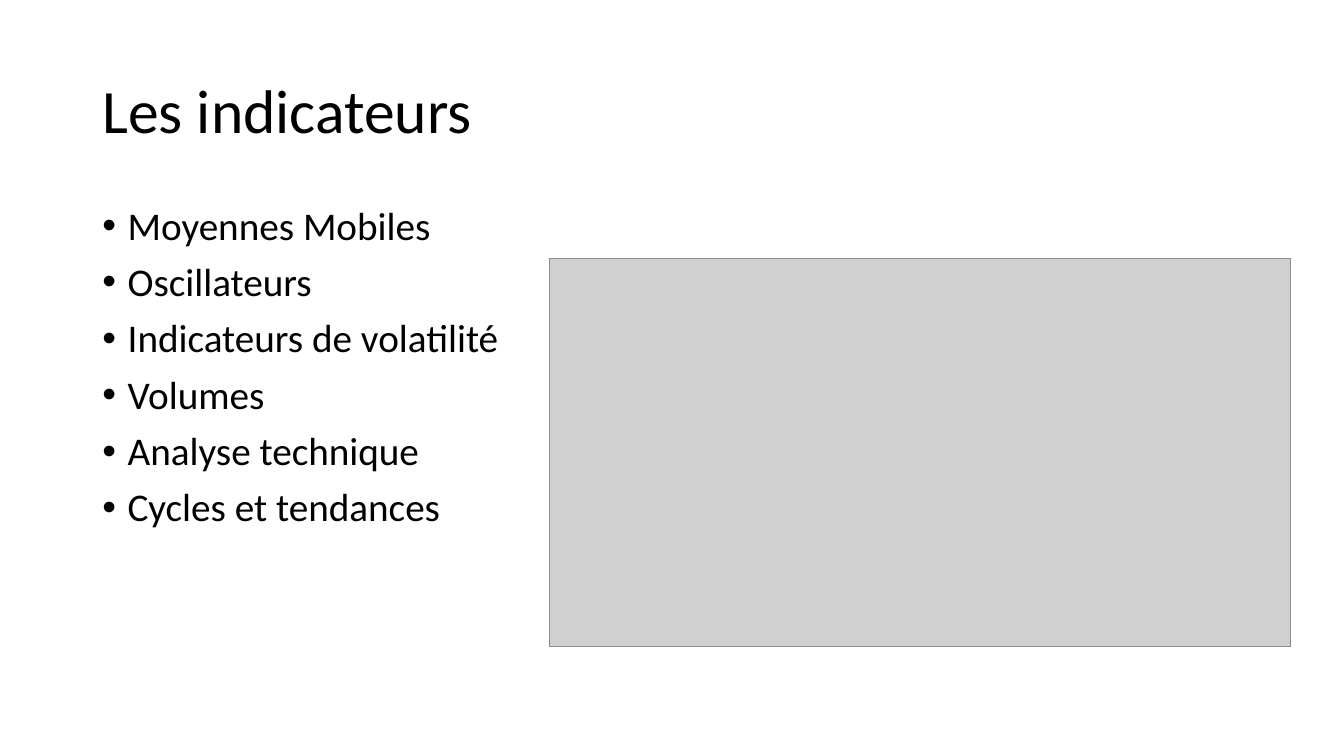
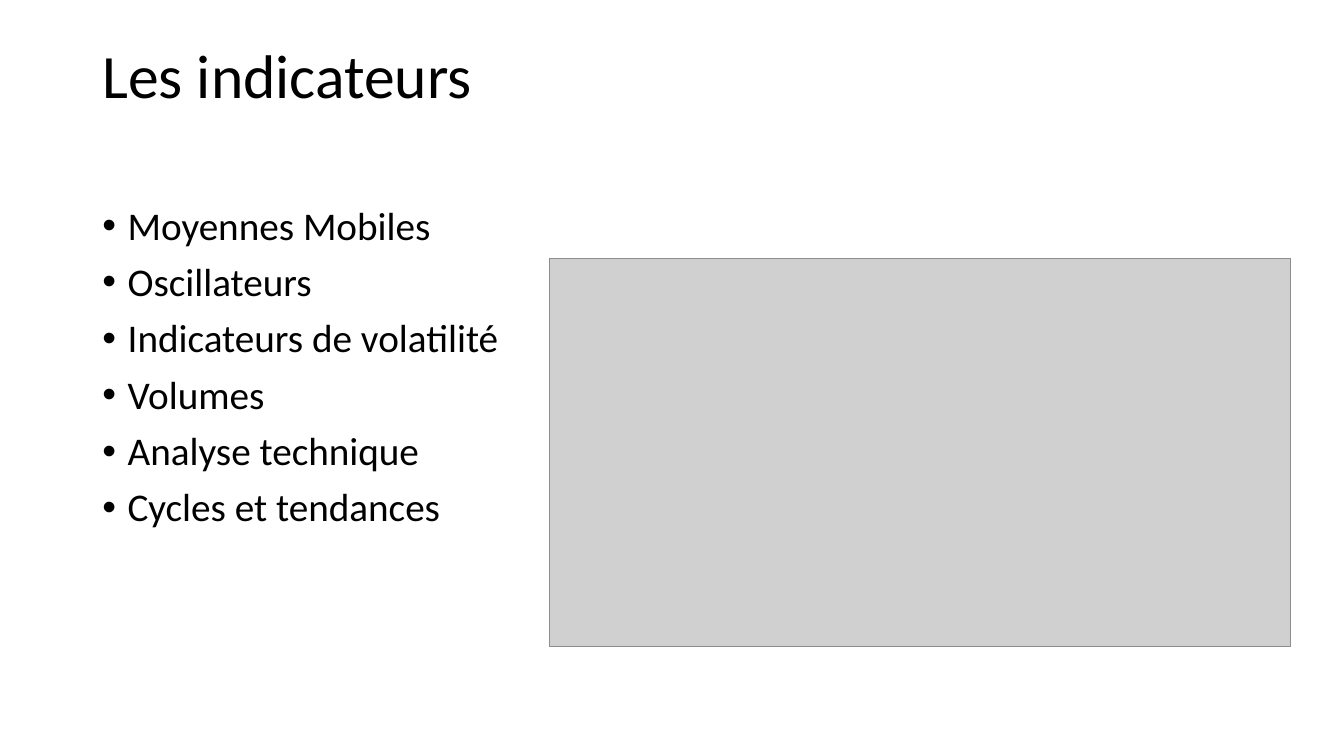
Before and after one commit to dadelcarbo/UltimateChartistRoot, a slide deck: slide 19 of Formation/Formation Bourse_Benoit.pptx. Drawn at 1344x756 pixels with LibreOffice and Linux fonts; fonts in the diff are those of the drawing; grey boxes stand for pictures. Boxes give left, top, right and bottom in pixels: in the first picture for what was removed or moved away, otherwise in the second. Text is boxed around its words. In the diff, an @@ line names an element or a change of style, - is before the commit and + after.

```diff
--- a/Formation/Formation Bourse_Benoit.pptx
+++ b/Formation/Formation Bourse_Benoit.pptx
@@ title "Les indicateurs" at <box>102,55,472,99</box>: vertical alignment middle to top @@
```
Also in this commit, not shown: 5 other slides changed, 15 other files.
